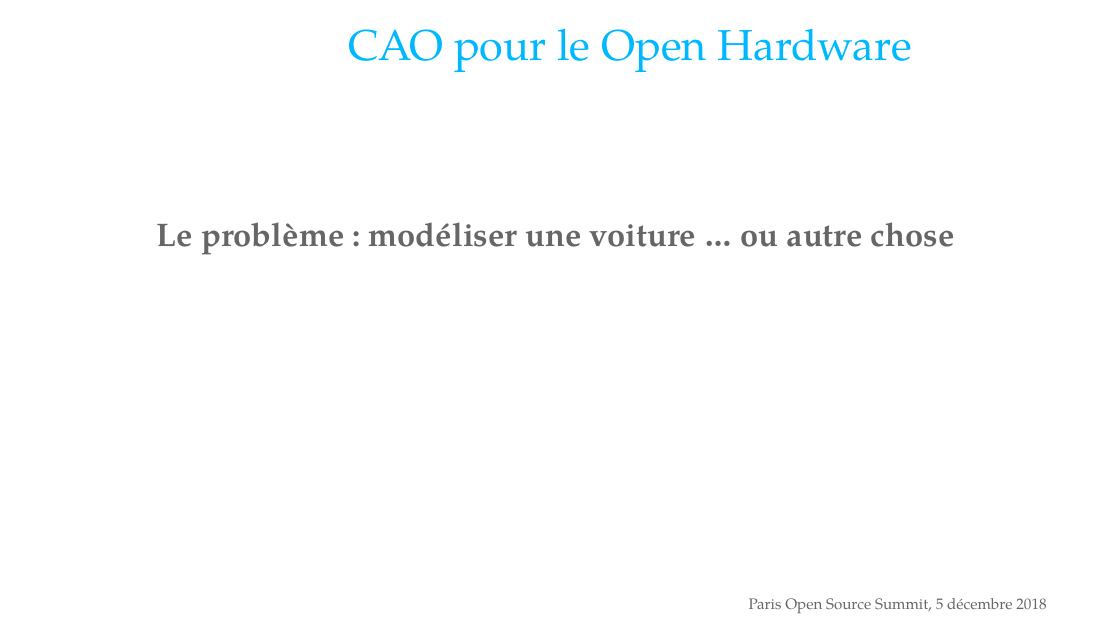
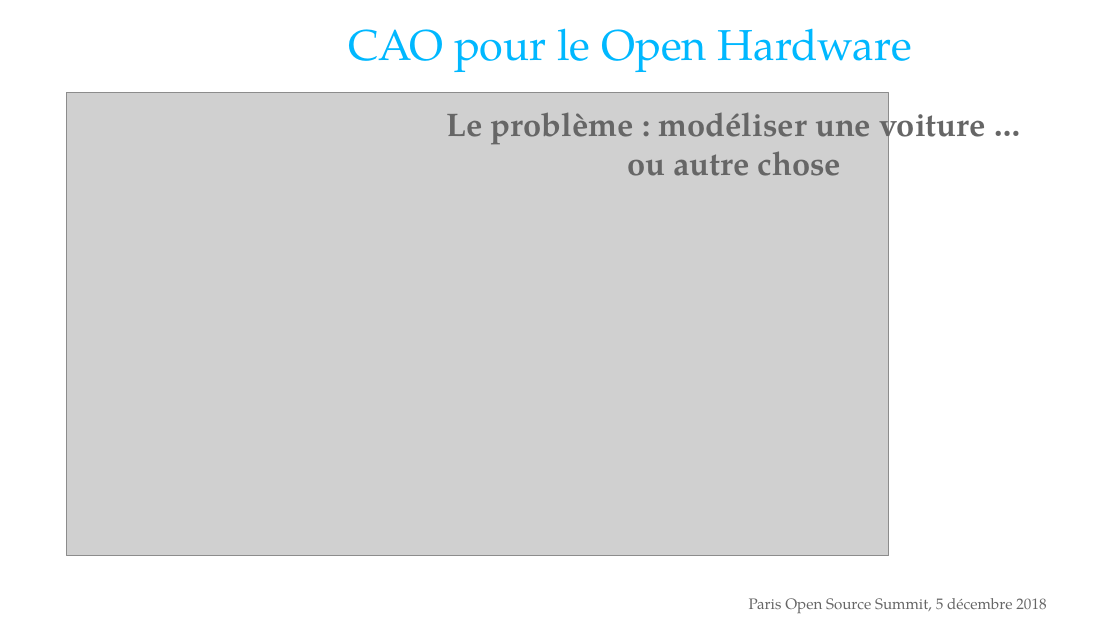
Before and after one commit to cadracks-project/pyosv, a slide deck: slide 3 of CampOSV_2018/decembre_2018_poss2018_Paris/pyosv_presentation_5decembre_POSS2018.odp. Drawn at 1120x630 pixels with LibreOffice and Linux fonts; fonts in the diff are those of the drawing; grey boxes stand for pictures; background and template pictures are left out. Boxes give left, top, right and bottom in pixels: in the first picture for what was removed or moved away, otherwise in the second. Text is boxed around its words. In the diff, an @@ line names an element or a change of style, - is before the commit and + after.

```diff
--- a/CampOSV_2018/decembre_2018_poss2018_Paris/pyosv_presentation_5decembre_POSS2018.odp
+++ b/CampOSV_2018/decembre_2018_poss2018_Paris/pyosv_presentation_5decembre_POSS2018.odp
@@ picture added at box(66, 93, 890, 556) @@
@@ text at box(446, 101, 985, 176): text changed @@
-Le problème : modéliser une voiture … ou autre chose
+Le problème : modéliser une voiture …
+ou autre chose
```
Also in this commit, not shown: 8 other slides changed, 29 other files.
